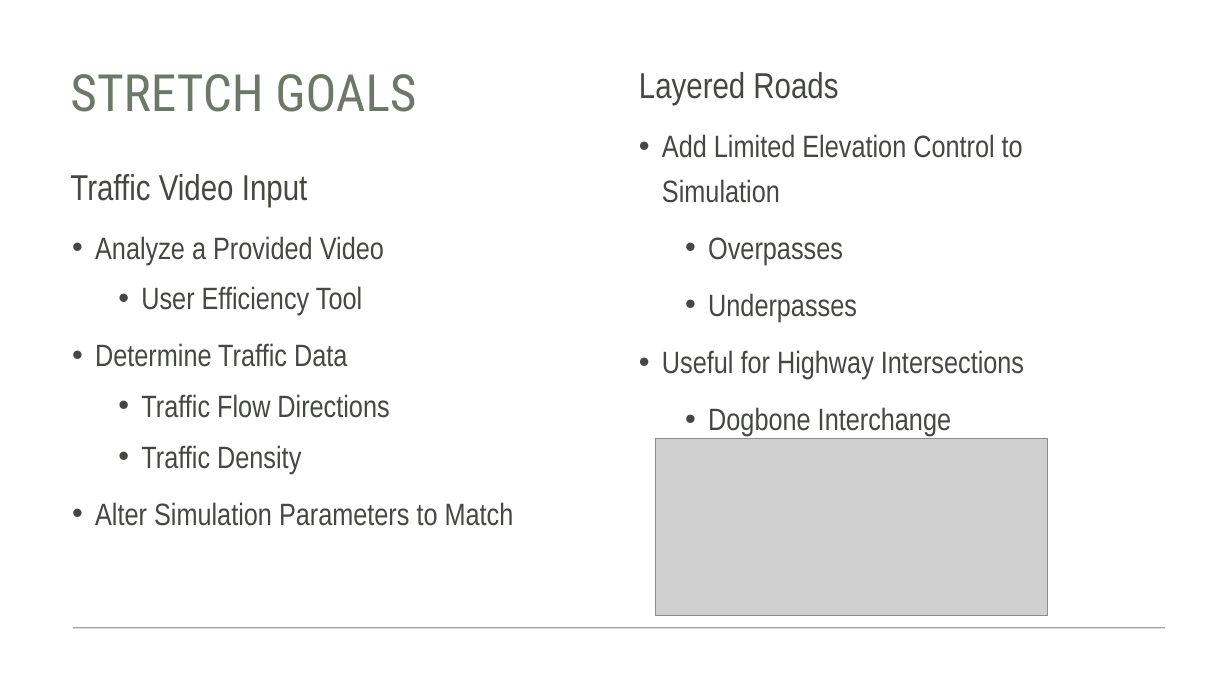
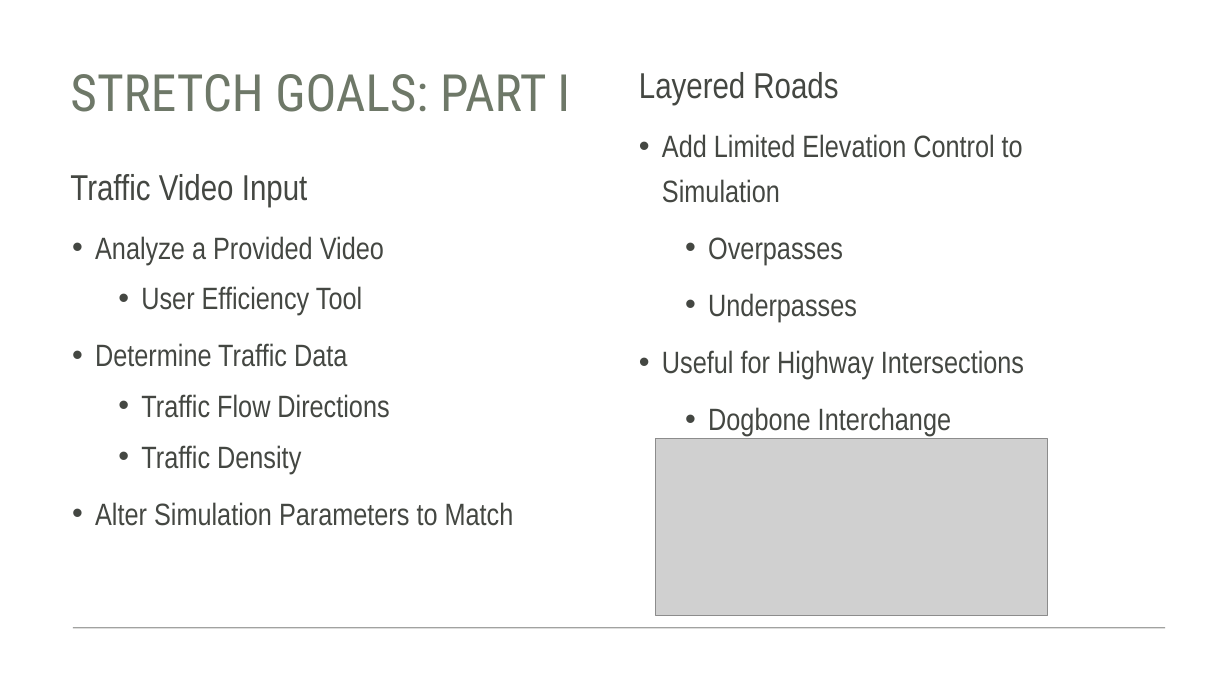
Before and after one commit to Team-Gala-JP/Team-Gala-JP, a slide deck: slide 2 of Traffic Sim.pptx. Drawn at 1232x693 pixels with LibreOffice and Linux fonts; fonts in the diff are those of the drawing; grey boxes stand for pictures. Boxes give left, top, right and bottom in pixels: in the first picture for what was removed or moved away, otherwise in the second. Text is boxed around its words. In the diff, an @@ line names an element or a change of style, - is before the commit and + after.

Commit message:
Stretch Goals Part 2 Slide Completed for Design Suggestions and Advanced Pedestrian Support

```diff
--- a/Traffic Sim.pptx
+++ b/Traffic Sim.pptx
@@ title at [70,74,570,112]: text changed @@
-STRETCH GOALS
+STRETCH GOALS: PART I
```
Also in this commit, not shown: 1 slide added.
